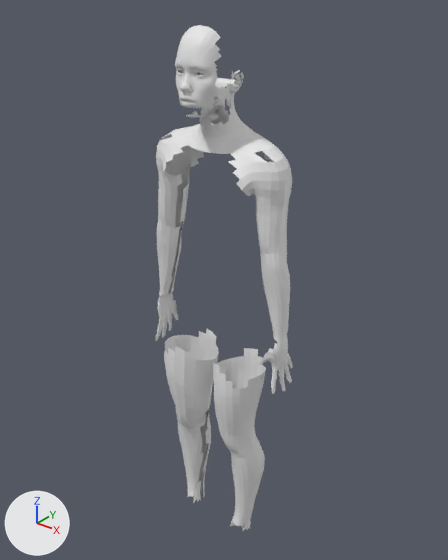
Renders of the FBX model ink/NC_Ink_Female_Athletic.fbx from each side of a commit.
Camera for both pictures: a camera (50 mm lens) standing at (26.66, -4.58, 6.24) and looking at (22.96, 0.05, 3.36). Arrows for +X, +Y and +Z are at lower left; the lights stay in place. The older version comes first.

Names of what the first picture shows: 'Ink_Face', 'Ink_LeftHand', 'Ink_LeftLowerArm', 'Ink_LeftLowerLeg', 'Ink_LeftUpperArm', 'Ink_LeftUpperLeg', 'Ink_NeckHead', 'Ink_NeckUpperTorso', 'Ink_RightLowerArm', 'Ink_RightLowerLeg', 'Ink_RightUpperArm', 'Ink_RightUpperLeg' and 1 more.
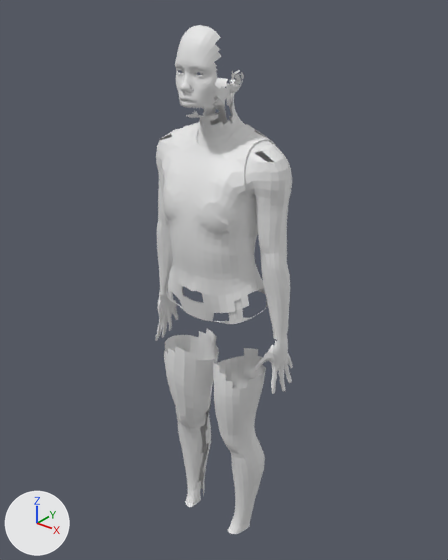
What changed in the scene script:
```text
Change me_ink_rightupperarm_010:
    used by ob_ink_rightupperarm; location = (23.0, 0.0, 0.0)
    remove me_ink_rightupperarm_010.from_pydata(...)  # 327 vertices, 292 faces; spans x -0.804..-0.463, y -0.303..0.17, z 3.795..4.889
    add me_ink_rightupperarm_010.from_pydata(...)  # 387 vertices, 364 faces; spans x -0.806..-0.395, y -0.348..0.186, z 3.803..4.807
    me_ink_rightupperarm_010 part 2: 8 vertices moved from x -0.685..-0.484, y -0.199..0.16, z 4.469..4.883 to x -0.704..-0.487, y -0.202..0.154, z 4.467..4.807; 17 vertices removed from x -0.704..-0.473, y -0.282..0.17, z 4.395..4.889; 64 vertices added at x -0.707..-0.395, y -0.348..0.186, z 4.345..4.807
    me_ink_rightupperarm_010 part 3: 1 vertex moved from x -0.658, y 0.041, z 3.816 to x -0.653, y 0.04, z 3.816; 11 vertices removed from x -0.803..-0.6, y -0.211..0.044, z 3.795..3.833; 24 vertices added at x -0.806..-0.54, y -0.211..0.045, z 3.803..3.836
Change me_ink_leftlowerleg_010:
    used by ob_ink_leftlowerleg; location = (23.0, 0.0, 0.0)
    remove me_ink_leftlowerleg_010.from_pydata(...)  # 305 vertices, 298 faces; spans x 0.17..0.59, y -0.38..0.14, z 0.15..1.69
    add me_ink_leftlowerleg_010.from_pydata(...)  # 335 vertices, 338 faces; spans x 0.16..0.59, y -0.4..0.14, z 0.23..1.7
    me_ink_leftlowerleg_010 part 1
    20 vertices are removed from x 0.27..0.47, y -0.2..0.04, z 0.15..1.66
    57 faces are deleted
    7 vertices move from x 0.33..0.46, y -0.04..0.03, z 0.22..1.69 to x 0.33..0.46, y -0.04..0.02, z 0.24..1.67
    50 vertices are added at x 0.16..0.53, y -0.4..0.03, z 0.23..1.7
    97 new faces join them
Change me_ink_neckuppertorso_010:
    used by ob_ink_neckuppertorso; location = (23.0, 0.0, 0.0)
    remove me_ink_neckuppertorso_010.from_pydata(...)  # 321 vertices, 259 faces; spans x -0.704..0.704, y -0.357..0.246, z 4.473..5.057
    add me_ink_neckuppertorso_010.from_pydata(...)  # 3213 vertices, 3458 faces; spans x -0.707..0.707, y -0.544..0.316, z 3.152..5.037
    me_ink_neckuppertorso_010 part 4: a new loose piece of 2937 vertices spanning x -0.596..0.597, y -0.544..0.316, z 3.152..5.037
    me_ink_neckuppertorso_010 part 5
    136 vertices are removed from x -0.62..0.62, y -0.345..0.203, z 4.473..5.057
    151 faces are deleted
    18 vertices move from x -0.525..0.525, y -0.187..0.156, z 4.574..5.056 to x -0.507..0.507, y -0.188..0.163, z 4.577..5.029
    91 vertices are added at x -0.707..0.707, y -0.348..0.203, z 4.493..5.022
    128 new faces join them
```

Where the change shows, as pixel boxes [x1, y1, x2, y2] in the pictures (448 x 560 px; the box of a moved part takes in the faces that stretch with it):
'Ink_NeckUpperTorso', reshaped (158% taller)
    before: [160, 118, 284, 196]
    after: [159, 121, 286, 324]
'Ink_LeftLowerLeg', reshaped (10% wider)
    before: [226, 433, 265, 531]
    after: [222, 433, 265, 534]
part 1 of me_ink_leftlowerleg_010, built on
    before: [229, 433, 256, 531]
    after: [222, 433, 256, 534]
part 2 of me_ink_rightupperarm_010, built on (mostly hidden afterwards)
    before: [157, 131, 194, 186]
    after: [157, 136, 170, 162]
part 3 of me_ink_rightupperarm_010, reshaped
    before: [157, 224, 182, 236]
    after: [157, 228, 170, 235]
part 4 of me_ink_neckuppertorso_010, added
    after: [161, 122, 275, 324]
part 5 of me_ink_neckuppertorso_010, moved or reshaped
    before: [160, 118, 262, 196]
    after: [159, 121, 286, 185]
